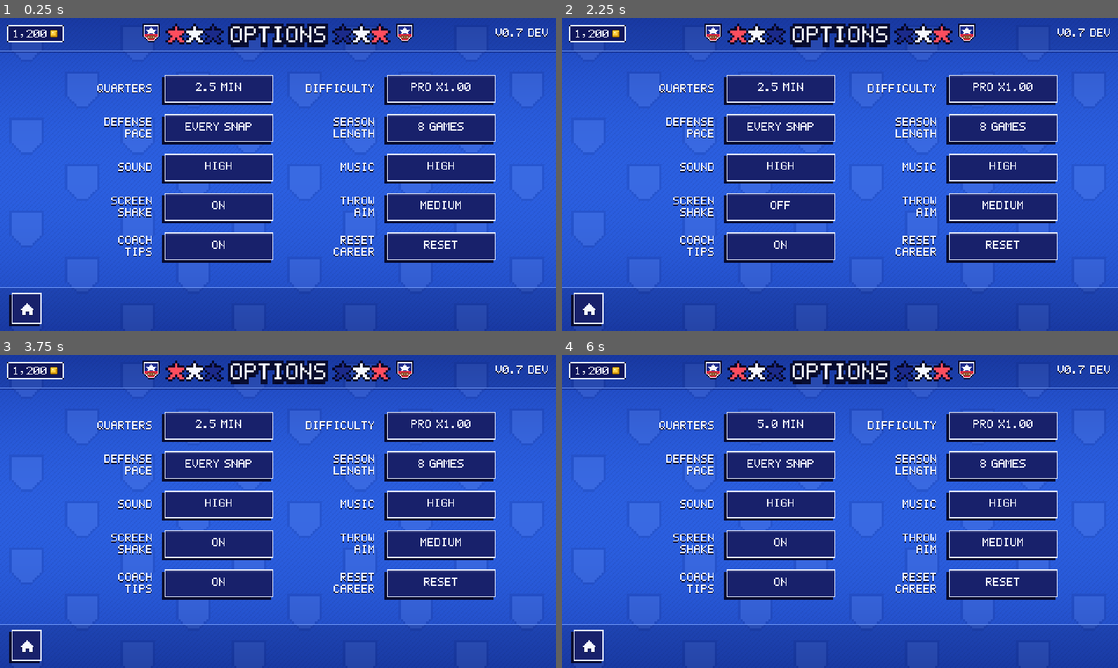
Above: before the commit, frames 1-4 (two rows, left to right).
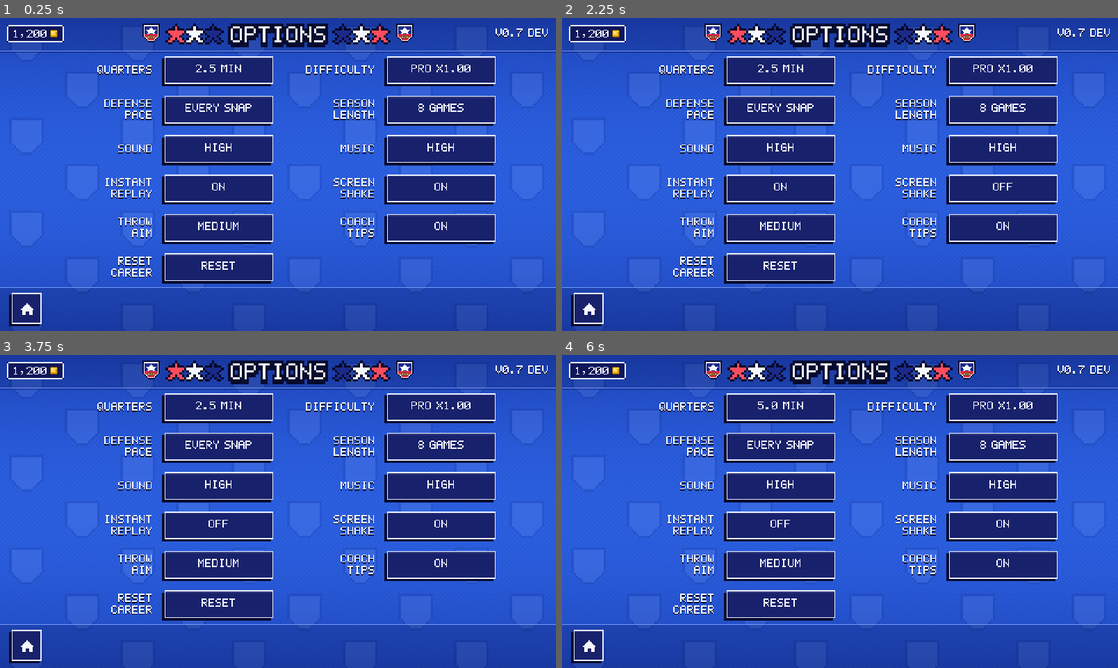
Above: after the commit, the same moments.

Repository: jaxoncarelos/RetroUltimateTeam
Game: Godot game, scene res://scenes/meta/settings.tscn
The game is run twice, just before and just after one commit, with the same random seed, the same clock (stepped at 60 frames per second) and the same inputs. This scene is started directly instead of the project's main scene.
Inputs:
- Up to frame 1 (0.25 s): no input
- Up to frame 2 (2.25 s): click "ON" at 0.5 s; click "OFF" at 1.25 s; click "ON" at 2 s
- Up to frame 3 (3.75 s): click "OFF" at 2.75 s; click "ON" at 3.5 s
- Up to frame 4 (6 s): click "ON" at 4.25 s; click "2.5 MIN" at 5 s; click "3.5 MIN" at 5.75 s

The runs differ from the first frame. In frame 1, 25% of the frame differs, in the area x 17-90%, y 12-85%; in frame 2, 25%; in frame 3, 25%; in frame 4, 25%.

Commit message:
Instant replay: slow-mo replays of touchdowns, turnovers and long gains (tap to skip), Options toggle
Co-Authored-By: Claude Sonnet 5.5 <noreply@anthropic.com>

Diff:
--- a/autoload/settings.gd
+++ b/autoload/settings.gd
@@ -15,6 +15,7 @@
 var tutorial_done := false
 var season_games := 8                ## 8 (short) or 17
 var aim_sens := 1                   ## throw aim sensitivity index into AIM_NAMES / AIM_MULT (default MEDIUM)
+var replays := true                  ## instant replay after touchdowns, turnovers and long gains
 
 
 const AIM_NAMES := ["LOW", "MEDIUM", "HIGH"]
@@ -47,6 +48,7 @@
 	tutorial_done = bool(cfg.get_value("game", "tutorial_done", tutorial_done))
 	season_games = int(cfg.get_value("game", "season_games", season_games))
 	aim_sens = clampi(int(cfg.get_value("controls", "aim_sens", aim_sens)), 0, AIM_MULT.size() - 1)
+	replays = bool(cfg.get_value("game", "replays", replays))
 
 
 func save_settings() -> void:
@@ -61,5 +63,6 @@
 	cfg.set_value("game", "tutorial_done", tutorial_done)
 	cfg.set_value("game", "season_games", season_games)
 	cfg.set_value("controls", "aim_sens", aim_sens)
+	cfg.set_value("game", "replays", replays)
 	cfg.save(PATH)
 	changed.emit()
--- a/scripts/match/camera_rig.gd
+++ b/scripts/match/camera_rig.gd
@@ -17,6 +17,8 @@
 		_hook()
 ## Debug: when set (field yards), the camera stays on this point (--look=X,Y).
 var pinned := Vector2(-1, -1)
+## Instant replay: the camera looks here (field yards) instead of following the play (INF = off).
+var focus_override := Vector2.INF
 
 ## Screen shake: trauma 0..1 decays; offset = trauma² × max shake (whole pixels).
 var trauma := 0.0
@@ -52,6 +54,8 @@
 
 
 func target_position() -> Vector2:
+	if focus_override != Vector2.INF:
+		return FieldProjection.to_screen(focus_override) + Vector2(LOOK_AHEAD_PX * 0.5, 0.0)
 	if pinned.x >= 0.0:
 		return FieldProjection.to_screen(pinned)
 	if runner == null:
--- a/scripts/match/match_controller.gd
+++ b/scripts/match/match_controller.gd
@@ -127,6 +127,7 @@
 	add_child(field)
 	runner = PlayRunner.new()
 	runner.aim_sens = Settings.aim_mult()
+	runner.record_replay = human != "" and Settings.replays and not _sim()
 	if human != "" and not (SaveManager.disabled):   # your coach perks tune the match
 		tuning = CoachPerks.apply_tuning(tuning, SaveManager.profile)
 	runner.tuning = tuning
@@ -269,6 +270,10 @@
 	if _sim():
 		_queued = fn
 		return
+	if _replay_next:   # a big play just ended: show it again before moving on
+		_replay_next = false
+		get_tree().create_timer(delay).timeout.connect(func() -> void: _run_replay(fn))
+		return
 	get_tree().create_timer(delay).timeout.connect(fn)
 
 
@@ -318,6 +323,7 @@
 
 
 func _start_play_call() -> void:
+	_replay_next = false
 	camera.follow_play()
 	if phase == Phase.FINAL or _check_challenge():
 		return
@@ -482,6 +488,9 @@
 
 
 func _on_tap(_pos: Vector2) -> void:
+	if _replay != null:
+		_end_replay()   # tap to skip the replay
+		return
 	if phase == Phase.PLAY_CALL and _human_offense():
 		_snap()
 	elif phase == Phase.KICK_METER:
@@ -583,6 +592,11 @@
 
 
 func _physics_process(dt: float) -> void:
+	if _replay != null:
+		camera.focus_override = _replay.focus
+		if _replay.step(dt):
+			_end_replay()
+		return
 	if _sim() or phase != Phase.LIVE:
 		return
 	# PlayRunner steps itself; we tick the clock and drive the CPU QB / switcher.
@@ -634,6 +648,7 @@
 		hud.show_banner(headline, sub, 1.5)
 		_play_juice(type, offense)
 	_update_scorebug()
+	_replay_next = runner.record_replay and not _sim() and _replay_worthy(type, r)
 	match next:
 		GameState.Next.PAT:
 			_after(1.6, _pat_phase)
@@ -1296,6 +1311,8 @@
 			hud.show_choice("EXTRA POINT", "KC 6  PHI 0", ["KICK PAT (1)", "GO FOR 2"] as Array[String])
 		"final":
 			hud.show_choice("YOU WIN!", "KC 31  PHI 17", ["PLAY AGAIN"] as Array[String])
+		"snap":
+			_snap()
 		"simrest":
 			_sim_rest_of_game()
 		"half":
@@ -1415,3 +1432,39 @@
 	Input.parse_input_event(r)
 	await get_tree().process_frame
 	print("DRAWTEST hero_path points=", runner.hero_path.size(), " preview=", runner.hero_path_preview.size(), " controlled=", runner.controlled.slot)
+
+
+# ---------------------------------------------------------------- instant replay
+
+var _replay: ReplayPlayer = null
+var _replay_next := false
+var _replay_cont := Callable()
+
+
+## Touchdowns, turnovers and long gains get an instant replay (slow-mo, tap to skip).
+func _replay_worthy(type: String, r: Dictionary) -> bool:
+	if OS.get_cmdline_user_args().has("--replay-any"):   # debug
+		return true
+	return type in ["td", "int", "int_td", "fumble"] or (type not in ["incomplete", "sack"] and int(r["yards"]) >= 25)
+
+
+func _run_replay(cont: Callable) -> void:
+	var n := runner.replay_frames.size()
+	if n < 40 or phase == Phase.FINAL:
+		cont.call()
+		return
+	_replay_cont = cont
+	_replay = ReplayPlayer.new(runner, maxi(0, n - 540), 0.6)   # the last ~9 s, at 0.6x
+	hud.show_replay(true)
+	camera.snap_to_target()
+
+
+func _end_replay() -> void:
+	if _replay == null:
+		return
+	_replay = null
+	camera.focus_override = Vector2.INF
+	hud.show_replay(false)
+	var c := _replay_cont
+	_replay_cont = Callable()
+	c.call()
--- a/scripts/match/play_runner.gd
+++ b/scripts/match/play_runner.gd
@@ -152,6 +152,7 @@
 	aim_assist_target = null
 	throw_plan = {}
 	pass_kind = -1
+	replay_frames = []
 	qb_immune_until = -1.0
 	intended = null
 	_human_throw = false
@@ -701,6 +702,8 @@
 			a.stop()
 			a.step(dt, tuning)
 		ball.step(dt)
+		if record_replay:
+			_record_frame()
 		_dead_timer -= dt
 		if _dead_timer <= 0.0 and not _pending_result.is_empty():
 			if _spot_at_ball:
@@ -724,6 +727,8 @@
 		a.step(dt, tuning)
 	contact.resolve(dt)
 	_check_handoff()
+	if record_replay:
+		_record_frame()
 	if ball.step(dt):
 		_resolve_arrival()
 	elif ball.state == Ball.State.AIR:
@@ -989,3 +994,45 @@
 ## Name shown for the current pass type choice.
 func pass_kind_name() -> String:
 	return "AUTO" if pass_kind < 0 else PassModel.KIND_NAMES[pass_kind]
+
+
+## Replay recording (see ReplayPlayer): one frame per physics tick while the play is live or
+## the ball is dead, every agent's position / motion / pose flags, then the ball.
+const REPLAY_STRIDE := 7
+var record_replay := false
+var replay_frames: Array[PackedFloat32Array] = []
+
+
+func _record_frame() -> void:
+	var f := PackedFloat32Array()
+	f.resize(agents.size() * REPLAY_STRIDE + 4)
+	var i := 0
+	for a in agents:
+		var flags := 0
+		if a.is_down:
+			flags |= 1
+		if a.dive_timer > 0.0:
+			flags |= 2
+		if a.jump_timer > 0.0:
+			flags |= 4
+		if a.engaged_with != null:
+			flags |= 8
+		if a.celebrating:
+			flags |= 16
+		if a.throw_anim > 0.0:
+			flags |= 32
+		if a.stun > 0.3:
+			flags |= 64
+		f[i] = a.field_pos.x
+		f[i + 1] = a.field_pos.y
+		f[i + 2] = a.velocity.x
+		f[i + 3] = a.velocity.y
+		f[i + 4] = a.z_height
+		f[i + 5] = a.facing
+		f[i + 6] = float(flags)
+		i += REPLAY_STRIDE
+	f[i] = ball.field_pos.x
+	f[i + 1] = ball.field_pos.y
+	f[i + 2] = ball.z
+	f[i + 3] = float(ball.state)
+	replay_frames.append(f)
--- /dev/null
+++ b/scripts/match/replay_player.gd
@@ -0,0 +1,62 @@
+class_name ReplayPlayer
+extends RefCounted
+## Plays back the frames PlayRunner recorded (`record_replay`): every agent's position, motion
+## and pose flags plus the ball, interpolated at a slower speed. The agents are the play's own
+## nodes, so the sprites, ring markers and animations are exactly what happened.
+## step() returns true when the replay is over (the last frame is left on screen).
+
+var runner: PlayRunner
+var frames: Array[PackedFloat32Array] = []
+var speed := 0.6           ## recorded frames per real frame (0.6 = slow-mo)
+var cursor := 0.0
+## Where the camera should look this frame (field yards): the ball.
+var focus := Vector2.ZERO
+
+
+func _init(p_runner: PlayRunner, from_frame := 0, p_speed := 0.6) -> void:
+	runner = p_runner
+	frames = runner.replay_frames
+	cursor = float(clampi(from_frame, 0, maxi(frames.size() - 1, 0)))
+	speed = p_speed
+	if not frames.is_empty():
+		_apply(frames[int(cursor)], frames[int(cursor)], 0.0)
+
+
+func frame_count() -> int:
+	return frames.size()
+
+
+func step(dt: float) -> bool:
+	if frames.size() < 2:
+		return true
+	cursor += dt * 60.0 * speed
+	var i := int(cursor)
+	if i >= frames.size() - 1:
+		_apply(frames[frames.size() - 1], frames[frames.size() - 1], 0.0)
+		return true
+	_apply(frames[i], frames[i + 1], cursor - float(i))
+	return false
+
+
+func _apply(a: PackedFloat32Array, b: PackedFloat32Array, k: float) -> void:
+	var stride := PlayRunner.REPLAY_STRIDE
+	var idx := 0
+	for ag in runner.agents:
+		ag.field_pos = Vector2(lerpf(a[idx], b[idx], k), lerpf(a[idx + 1], b[idx + 1], k))
+		ag.velocity = Vector2(lerpf(a[idx + 2], b[idx + 2], k), lerpf(a[idx + 3], b[idx + 3], k))
+		ag.z_height = lerpf(a[idx + 4], b[idx + 4], k)
+		ag.facing = a[idx + 5]
+		var flags := int(a[idx + 6])
+		ag.is_down = flags & 1 != 0
+		ag.dive_timer = 0.2 if flags & 2 != 0 else 0.0
+		ag.jump_timer = 0.2 if flags & 4 != 0 else 0.0
+		ag.engaged_with = ag if flags & 8 != 0 else null
+		ag.celebrating = flags & 16 != 0
+		ag.throw_anim = 0.2 if flags & 32 != 0 else 0.0
+		ag.stun = 0.5 if flags & 64 != 0 else 0.0
+		idx += stride
+	var ball := runner.ball
+	ball.field_pos = Vector2(lerpf(a[idx], b[idx], k), lerpf(a[idx + 1], b[idx + 1], k))
+	ball.z = lerpf(a[idx + 2], b[idx + 2], k)
+	ball.state = int(a[idx + 3])
+	focus = ball.field_pos
--- a/scripts/ui/match_hud.gd
+++ b/scripts/ui/match_hud.gd
@@ -40,6 +40,7 @@
 var _top: _TopBar
 var _bottom: _BottomBar
 var _tags: _NameTags
+var _replay_fx: _ReplayFx
 var _change: Button
 var _specials: VBoxContainer
 var _pause: Button
@@ -89,6 +90,10 @@
 	_banner = _Banner.new()
 	_banner.set_anchors_preset(Control.PRESET_FULL_RECT)
 	_root.add_child(_banner)
+
+	_replay_fx = _ReplayFx.new()
+	_replay_fx.set_anchors_preset(Control.PRESET_FULL_RECT)
+	_root.add_child(_replay_fx)
 
 	_flash = ColorRect.new()
 	_flash.set_anchors_preset(Control.PRESET_FULL_RECT)
@@ -535,6 +540,10 @@
 func set_hint(text: String) -> void:
 	_bottom.hint = text
 	_bottom.queue_redraw()
+
+
+func show_replay(on: bool) -> void:
+	_replay_fx.visible = on
 
 
 func show_banner(text: String, sub := "", seconds := 1.6) -> void:
@@ -765,3 +774,30 @@
 		if sub != "":
 			UiSkin.draw_text_c(self, size.x * 0.5 - slide, y + 9, sub, 8, Color(1, 1, 1, a), Color(0, 0, 0, 0),
 					Color(0, 0, 0, 0.6 * a))
+
+
+## INSTANT REPLAY overlay: warm tint, letterbox bars, a blinking tag and a skip hint.
+class _ReplayFx:
+	extends Control
+	var _t := 0.0
+
+	func _ready() -> void:
+		mouse_filter = Control.MOUSE_FILTER_IGNORE
+		visible = false
+
+	func _process(delta: float) -> void:
+		if visible:
+			_t += delta
+			queue_redraw()
+
+	func _draw() -> void:
+		draw_rect(Rect2(Vector2.ZERO, size), Color(1.0, 0.85, 0.55, 0.10))
+		draw_rect(Rect2(0, 0, size.x, 16), Color(0, 0, 0, 0.85))
+		draw_rect(Rect2(0, size.y - 16, size.x, 16), Color(0, 0, 0, 0.85))
+		var on := int(_t * 2.0) % 2 == 0
+		if on:
+			draw_circle(Vector2(8 + SafeArea.left(), 8), 3.0, Color("#ff2e57"))
+		UiSkin.draw_text(self, Vector2(16 + SafeArea.left(), 11), "INSTANT REPLAY", 8, Color.WHITE)
+		var hint := "TAP TO SKIP"
+		UiSkin.draw_text(self, Vector2(size.x - 8 - SafeArea.right() - PixelFont.text_width(hint), size.y - 5), hint, 8,
+				Color(1, 1, 1, 0.75))
--- a/scripts/ui/settings_screen.gd
+++ b/scripts/ui/settings_screen.gd
@@ -38,6 +38,7 @@
 		s.sfx_volume = 0.4 if s.sfx_volume <= 0.0 else (0.8 if s.sfx_volume < 0.6 else 0.0))
 	_row("MUSIC", "OFF" if s.music_volume <= 0.0 else ("LOW" if s.music_volume < 0.5 else "HIGH"), func() -> void:
 		s.music_volume = 0.3 if s.music_volume <= 0.0 else (0.6 if s.music_volume < 0.5 else 0.0))
+	_row("INSTANT\nREPLAY", "ON" if s.replays else "OFF", func() -> void: s.replays = not s.replays)
 	_row("SCREEN\nSHAKE", "ON" if s.shake else "OFF", func() -> void: s.shake = not s.shake)
 	_row("THROW\nAIM", Settings.AIM_NAMES[s.aim_sens], func() -> void:
 		s.aim_sens = (s.aim_sens + 1) % Settings.AIM_NAMES.size())
--- /dev/null
+++ b/tests/unit/test_replay.gd
@@ -0,0 +1,75 @@
+extends GutTest
+## Instant replay: the runner records every tick of a play; the player puts the real agents
+## back through those frames and ends on the last one.
+
+const DT := 1.0 / 60.0
+
+var runner: PlayRunner
+
+
+func before_each() -> void:
+	runner = PlayRunner.new()
+	runner.tuning = load("res://data/tuning/gameplay_tuning.tres")
+	runner.rng.seed = 4
+	runner.human_team = -1
+	runner.record_replay = true
+	add_child_autofree(runner)
+
+
+func _play_one() -> int:
+	var off_book: PlaybookDef = load("res://data/plays/offense_playbook.tres")
+	var def_book: PlaybookDef = load("res://data/plays/defense_playbook.tres")
+	var ended := []
+	runner.play_ended.connect(func(r: Dictionary) -> void: ended.append(r))
+	runner.setup_play(off_book.plays[3], def_book.plays[2], 35.0, FieldGeo.CENTER_Y, {}, {})
+	runner.snap()
+	var steps := 0
+	while ended.is_empty() and steps < 60 * 20:
+		runner._physics_process(DT)
+		steps += 1
+	return steps
+
+
+func test_frames_are_recorded_for_the_whole_play() -> void:
+	var steps := _play_one()
+	assert_gt(runner.replay_frames.size(), 60)
+	assert_almost_eq(float(runner.replay_frames.size()), float(steps), 3.0, "one frame per tick")
+	var per_frame := runner.agents.size() * PlayRunner.REPLAY_STRIDE + 4
+	assert_eq(runner.replay_frames[0].size(), per_frame)
+
+
+func test_a_new_play_clears_the_recording() -> void:
+	_play_one()
+	runner.setup_play(runner.off_play, runner.def_play, 35.0, FieldGeo.CENTER_Y, {}, {})
+	assert_eq(runner.replay_frames.size(), 0)
+
+
+func test_replay_puts_agents_back_where_they_were_and_finishes() -> void:
+	_play_one()
+	var frames := runner.replay_frames
+	var last := frames[frames.size() - 1]
+	var player := ReplayPlayer.new(runner, 0, 1.0)
+	# Frame 0: everyone at their recorded starting spot.
+	assert_almost_eq(runner.agents[0].field_pos.x, frames[0][0], 0.001)
+	assert_almost_eq(runner.agents[0].field_pos.y, frames[0][1], 0.001)
+	var done := false
+	for i in frames.size() + 10:
+		if player.step(DT):
+			done = true
+			break
+	assert_true(done, "the replay ends")
+	assert_almost_eq(runner.agents[0].field_pos.x, last[0], 0.001, "and rests on the final frame")
+	assert_almost_eq(runner.ball.field_pos.x, last[runner.agents.size() * PlayRunner.REPLAY_STRIDE], 0.001)
+
+
+func test_slow_motion_takes_longer() -> void:
+	_play_one()
+	var fast := ReplayPlayer.new(runner, 0, 1.0)
+	var slow := ReplayPlayer.new(runner, 0, 0.5)
+	var n_fast := 0
+	while not fast.step(DT) and n_fast < 5000:
+		n_fast += 1
+	var n_slow := 0
+	while not slow.step(DT) and n_slow < 5000:
+		n_slow += 1
+	assert_gt(n_slow, n_fast * 1.8)
Not shown, added: scripts/match/replay_player.gd.uid
Not shown, added: tests/unit/test_replay.gd.uid
